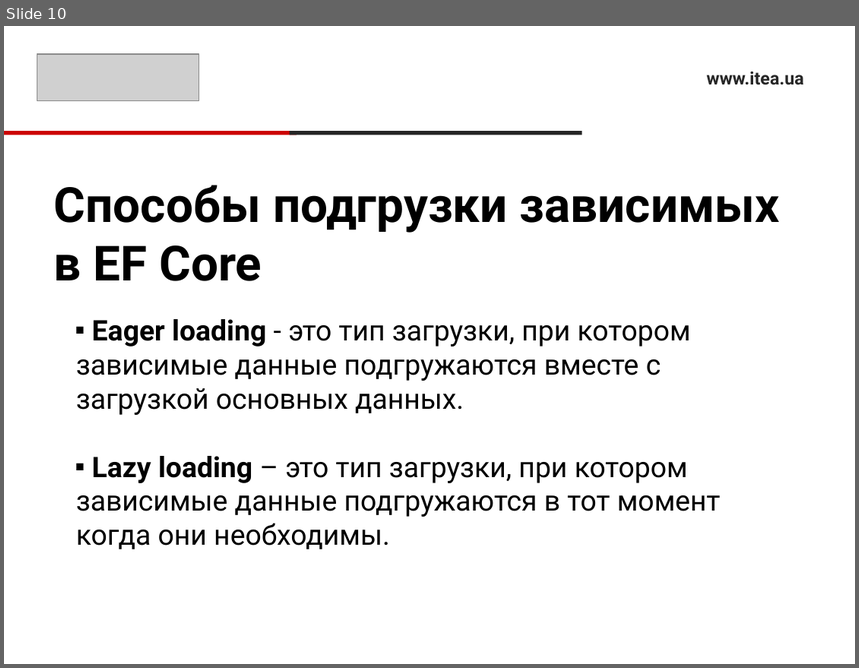
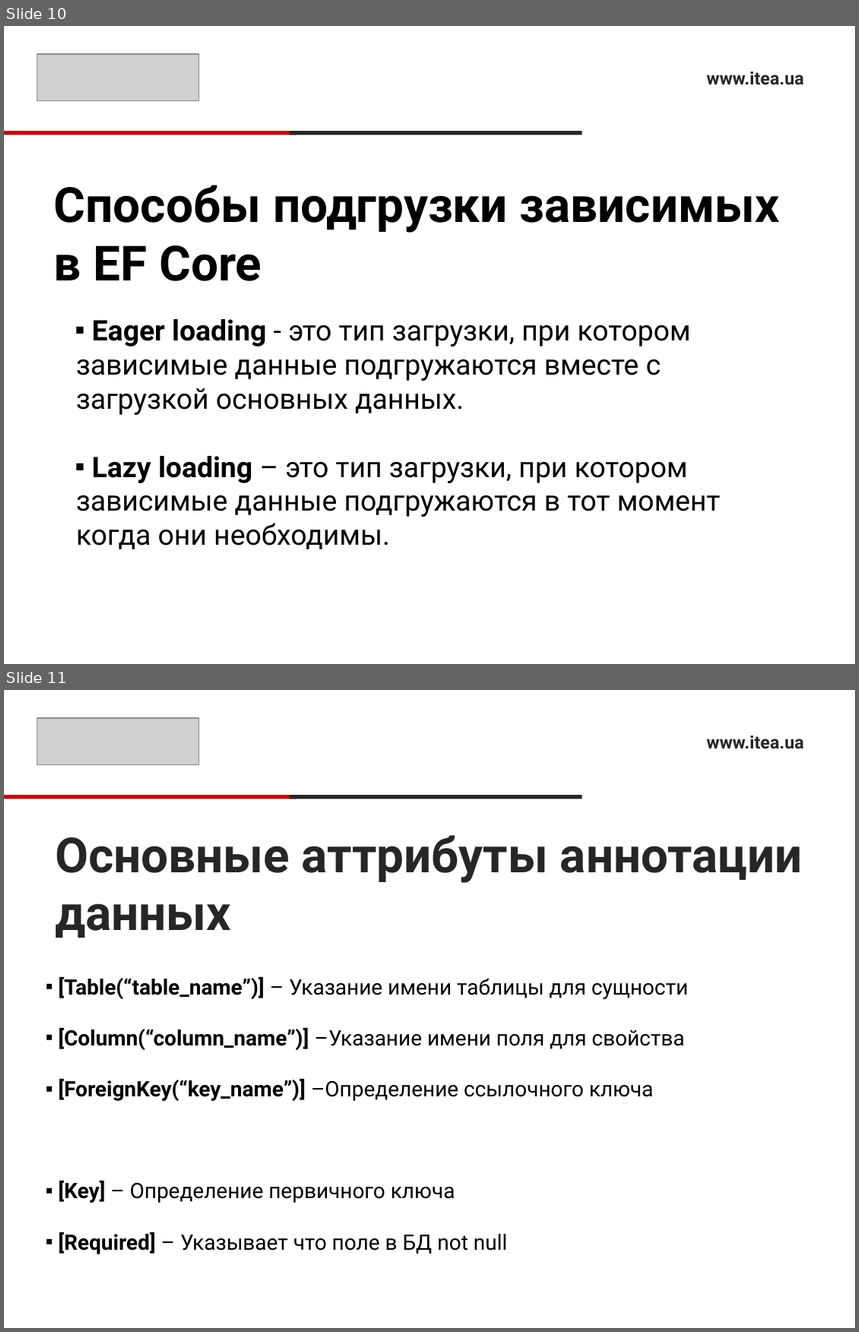
Before and after one commit to RusyaOne/CSharpAdvanced---19.01.2021, a slide deck: 8.EntityFramework/EntityFramework.pptx. Shown one above the other, each under a label of ours: slide 10 before the commit, slides 10 and 11 after it. The pictures are 859x668 and 859x1332 pixels, drawn with LibreOffice and Linux fonts; fonts in the diff are those of the drawing; grey boxes stand for pictures. Boxes give left, top, right and bottom in pixels: in the first picture for what was removed or moved away, otherwise in the second. Text is boxed around its words. In the diff, an @@ line names an element or a change of style, - is before the commit and + after.

```diff
--- a/8.EntityFramework/EntityFramework.pptx
+++ b/8.EntityFramework/EntityFramework.pptx
@@ slide 11 added at [4,690,855,1328], background #FFFFFF @@
@@ picture added at [37,718,199,765] @@
@@ text added at [707,736,804,749], 15 pt, text #262626, bold @@
+www.itea.ua
@@ rectangle added at [4,795,297,799], fill #CC0000 @@
@@ rectangle added at [289,795,582,799], fill #262626 @@
@@ title added at [55,835,803,938], 41 pt, text #262626, bold @@
+Основные аттрибуты аннотации данных
@@ text added at [58,977,688,1255], 18 pt, text #000000 @@
+▪ [Table(“table_name”)] – Указание имени таблицы для сущности
+▪ [Column(“column_name”)] –Указание имени поля для свойства
+▪ [ForeignKey(“key_name”)] –Определение ссылочного ключа
+▪ [Key] – Определение первичного ключа
+▪ [Required] – Указывает что поле в БД not null
```
Also in this commit, not shown: 1 other slide added, 1 slide removed.
